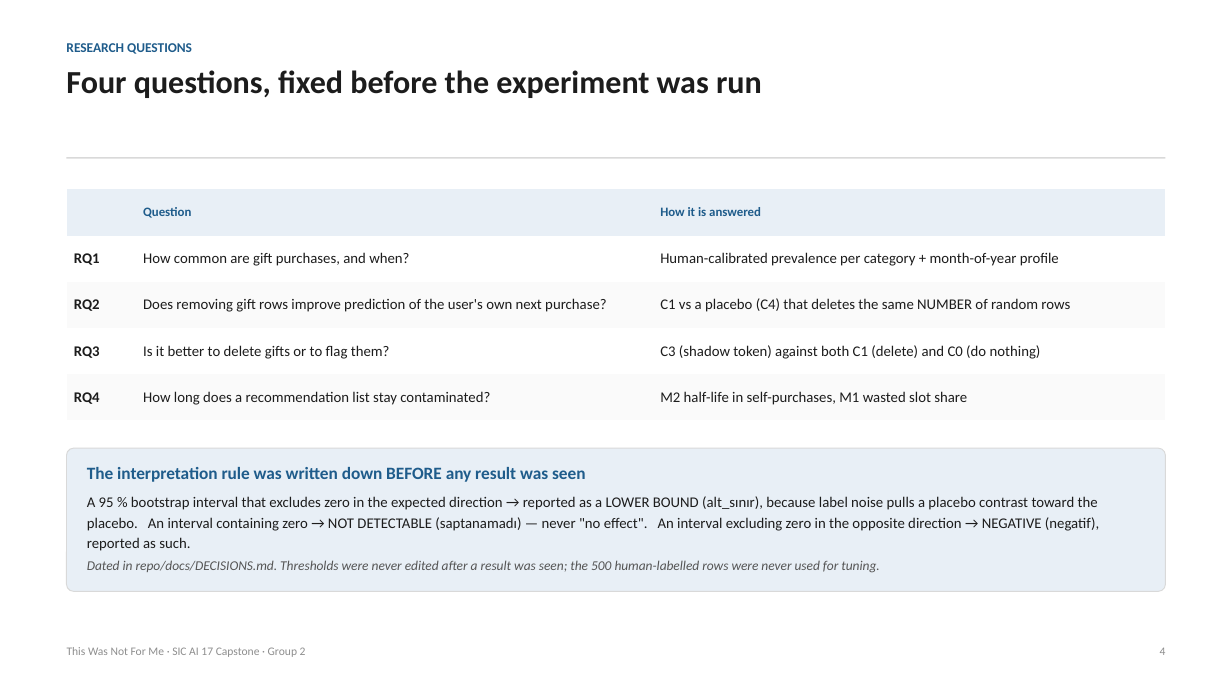
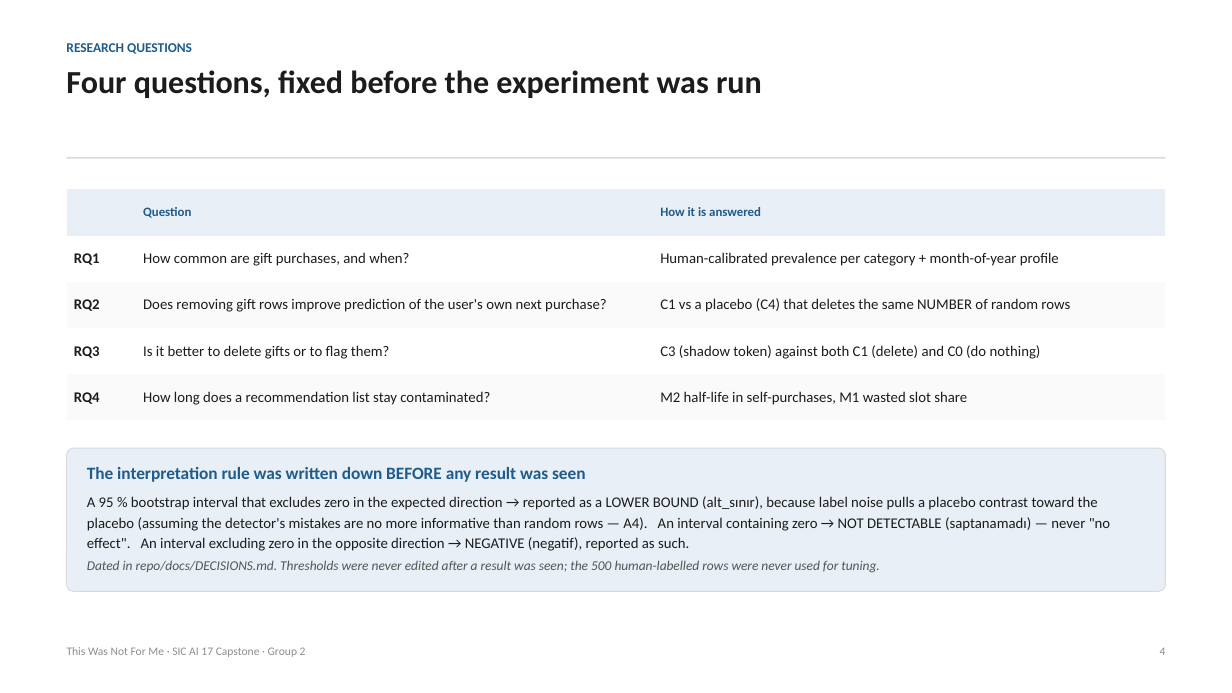
Before and after one commit to edasaruhan/SIC_AI_17_Capstone_Group_2, a slide deck: slide 4 of presentation/SIC_AI_17_Group_2.pptx. Drawn at 1232x693 pixels with LibreOffice and Linux fonts; fonts in the diff are those of the drawing. Boxes give left, top, right and bottom in pixels: in the first picture for what was removed or moved away, otherwise in the second. Text is boxed around its words. In the diff, an @@ line names an element or a change of style, - is before the commit and + after.

```diff
--- a/presentation/SIC_AI_17_Group_2.pptx
+++ b/presentation/SIC_AI_17_Group_2.pptx
@@ text at (87, 496, 1110, 551): text changed @@
-A 95 % bootstrap interval that excludes zero in the expected direction → reported as a LOWER BOUND (alt_sınır), because label noise pulls a placebo contrast toward the placebo. An interval containing zero → NOT DETECTABLE (saptanamadı) — never "no effect". An interval excluding zero in the opposite direction → NEGATIVE (negatif), reported as such.
+A 95 % bootstrap interval that excludes zero in the expected direction → reported as a LOWER BOUND (alt_sınır), because label noise pulls a placebo contrast toward the placebo (assuming the detector's mistakes are no more informative than random rows — A4). An interval containing zero → NOT DETECTABLE (saptanamadı) — never "no effect". An interval excluding zero in the opposite direction → NEGATIVE (negatif), reported as such.
```
Also in this commit, not shown: 5 other slides changed, 16 other files.
